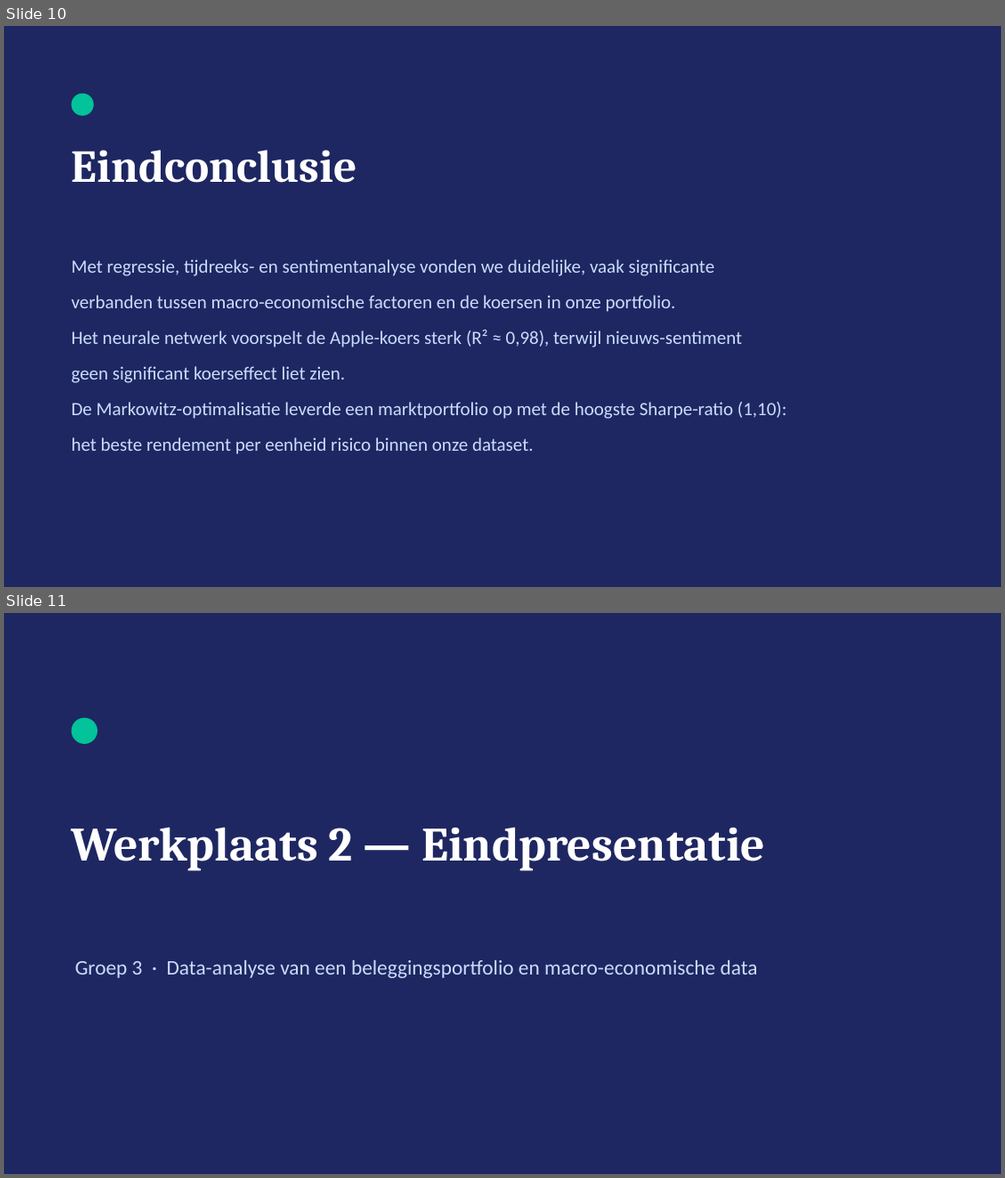
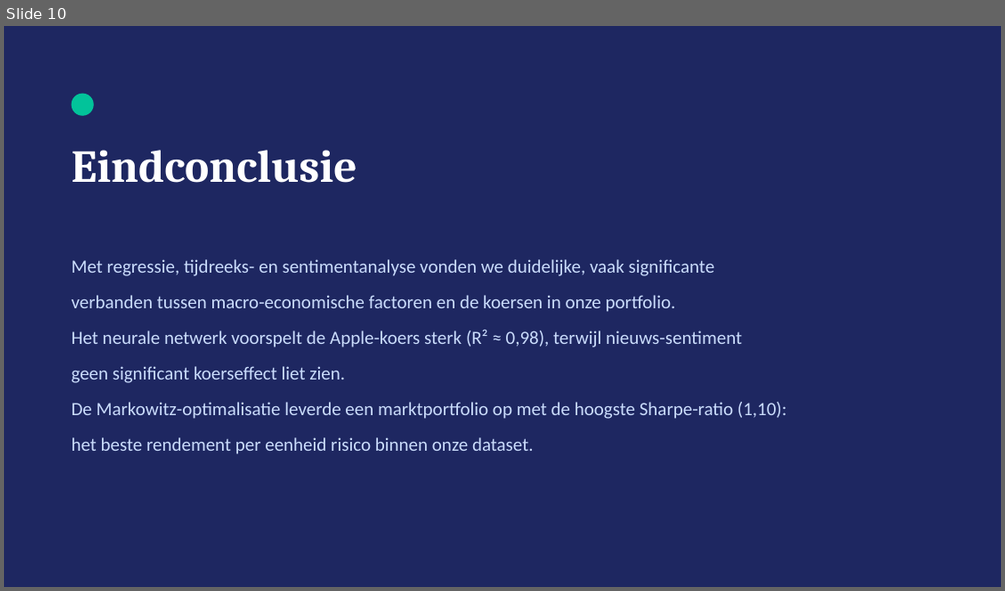
Before and after one commit to michaelraykuster-spec/Werkplaats-2-opdracht-Groep-3, a slide deck: Werkplaats2_Groep3_Eindpresentatie.pptx. Shown one above the other, each under a label of ours: slides 10 and 11 before the commit, slide 10 after it. The pictures are 1005x1178 and 1005x591 pixels, drawn with LibreOffice and Linux fonts; fonts in the diff are those of the drawing. Boxes give left, top, right and bottom in pixels: in the first picture for what was removed or moved away, otherwise in the second. Text is boxed around its words. In the diff, an @@ line names an element or a change of style, - is before the commit and + after.

Commit message:
Eindpresentatie toevoegen/bijwerken (Werkplaats2_Groep3_Eindpresentatie.pptx)

```diff
--- a/Werkplaats2_Groep3_Eindpresentatie.pptx
+++ b/Werkplaats2_Groep3_Eindpresentatie.pptx
@@ slide 11 removed at box(4, 613, 1001, 1174), background #FFFFFF @@
@@ rectangle removed at box(4, 613, 1001, 1174) @@
@@ ellipse removed at box(72, 718, 97, 744) @@
@@ text removed at box(72, 827, 765, 871) @@
-Werkplaats 2 — Eindpresentatie
@@ text removed at box(75, 960, 758, 978) @@
-Groep 3 · Data-analyse van een beleggingsportfolio en macro-economische data
```
Also in this commit, not shown: 9 other slides removed.
